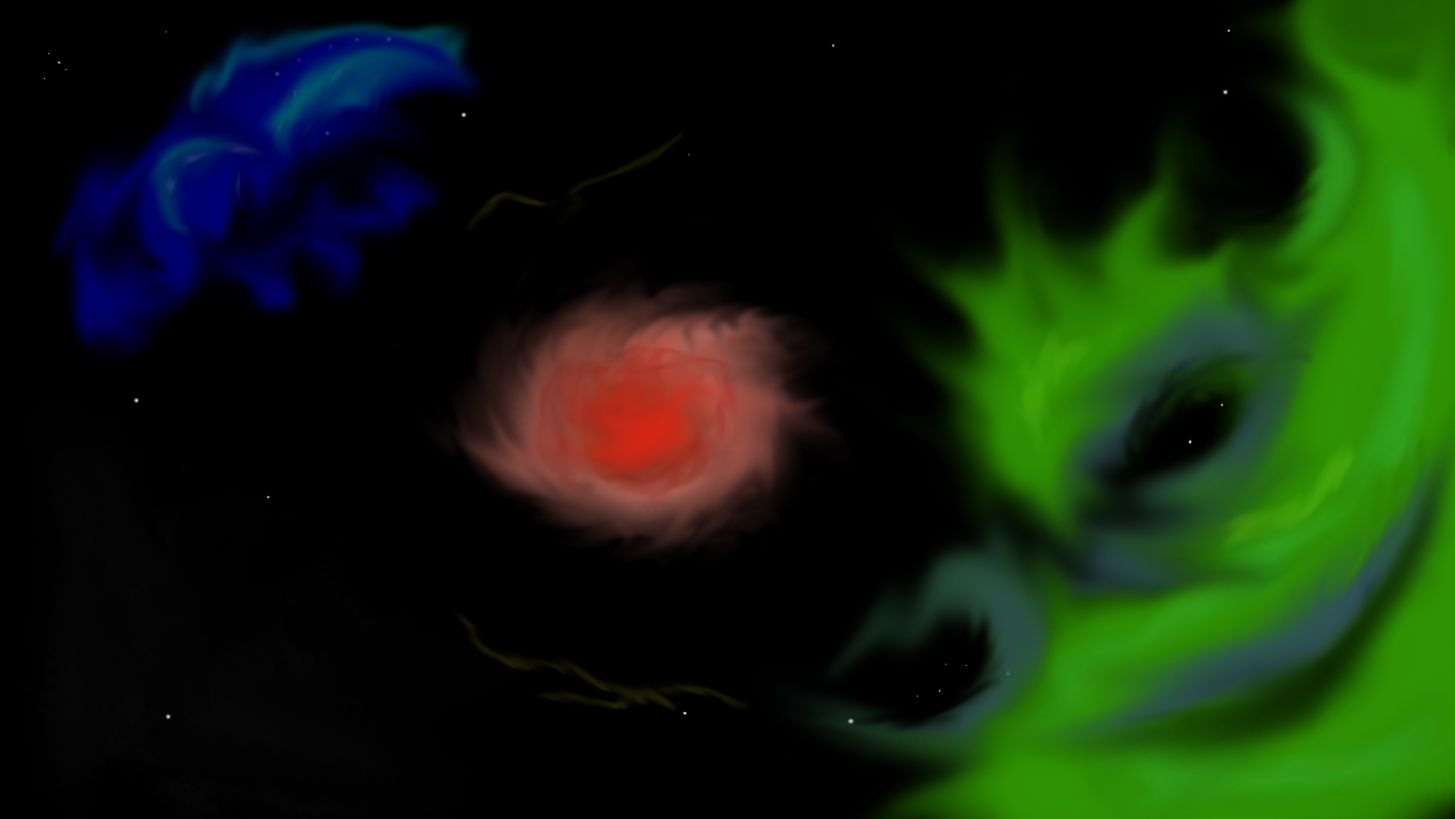
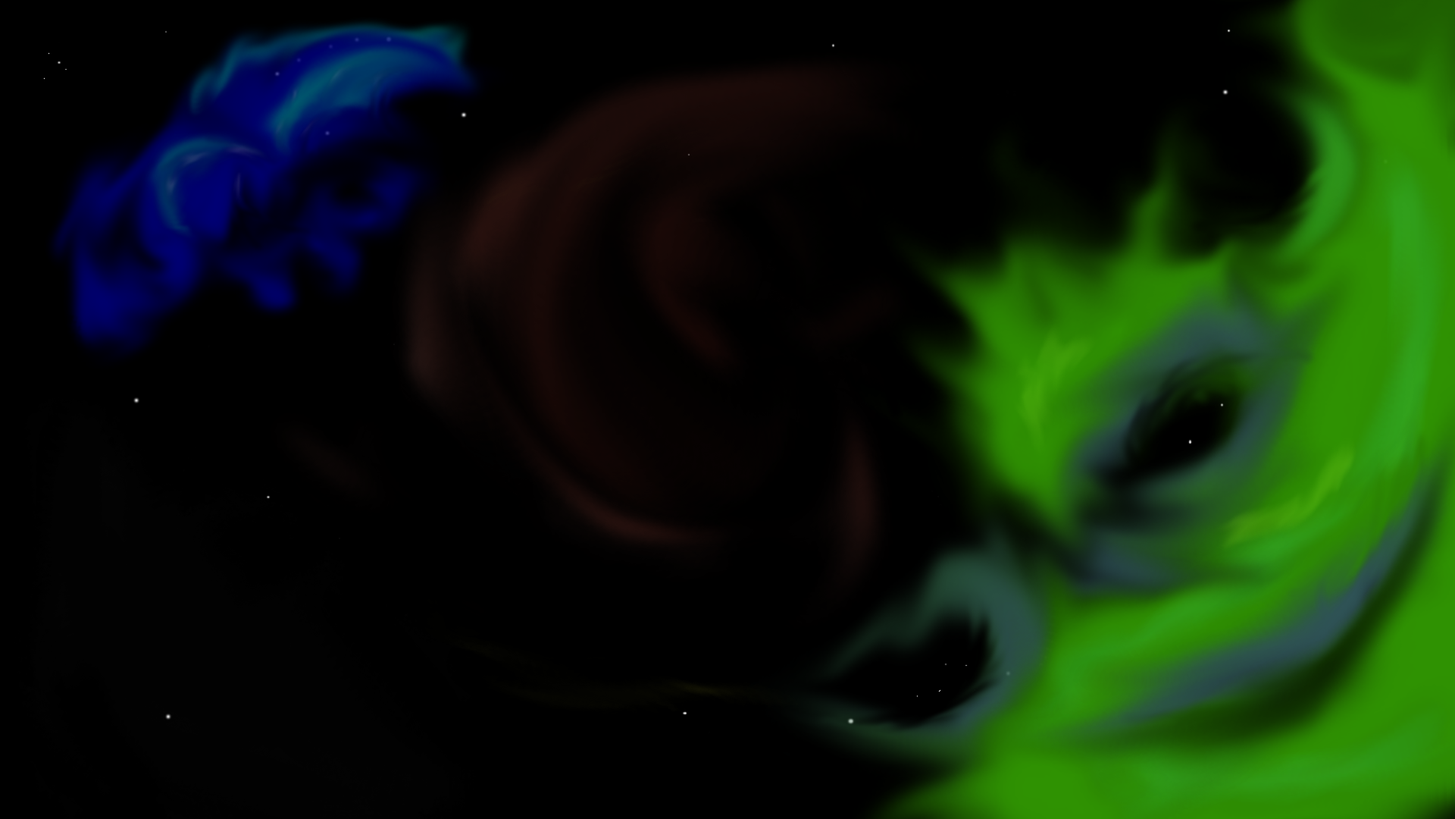
Layer changes from the first 1455 × 819 image to the second:
painted on "Layer" over [44, 128, 886, 814]
painted on "Layer_one" over [271, 55, 1168, 710]
